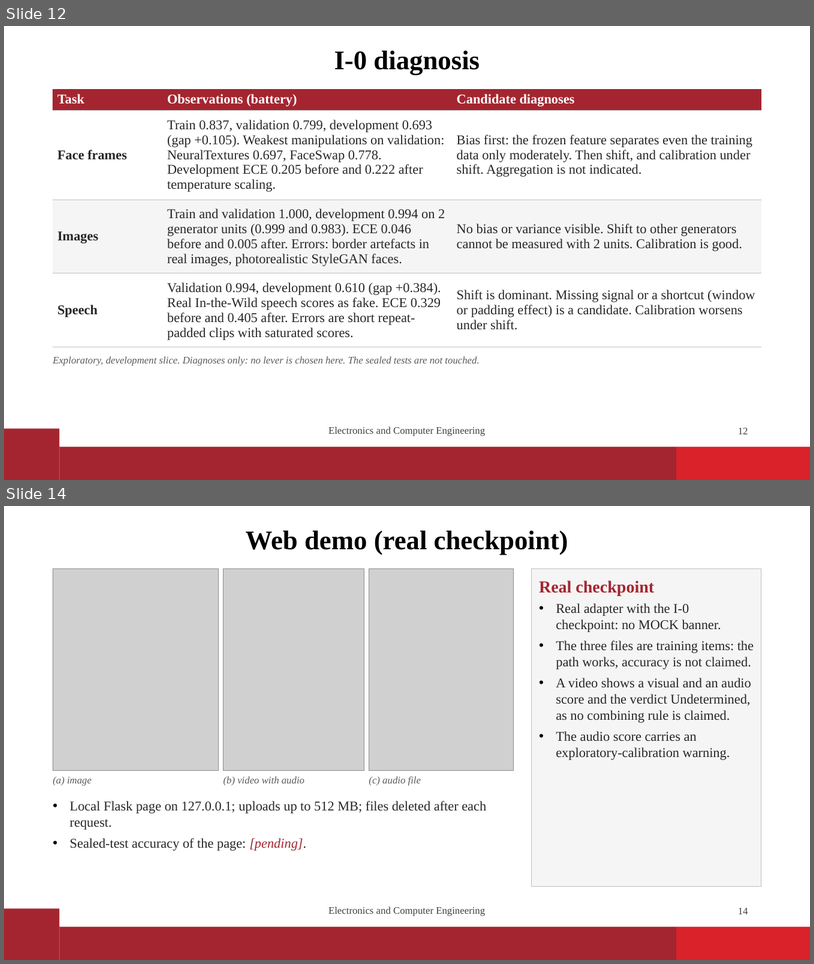
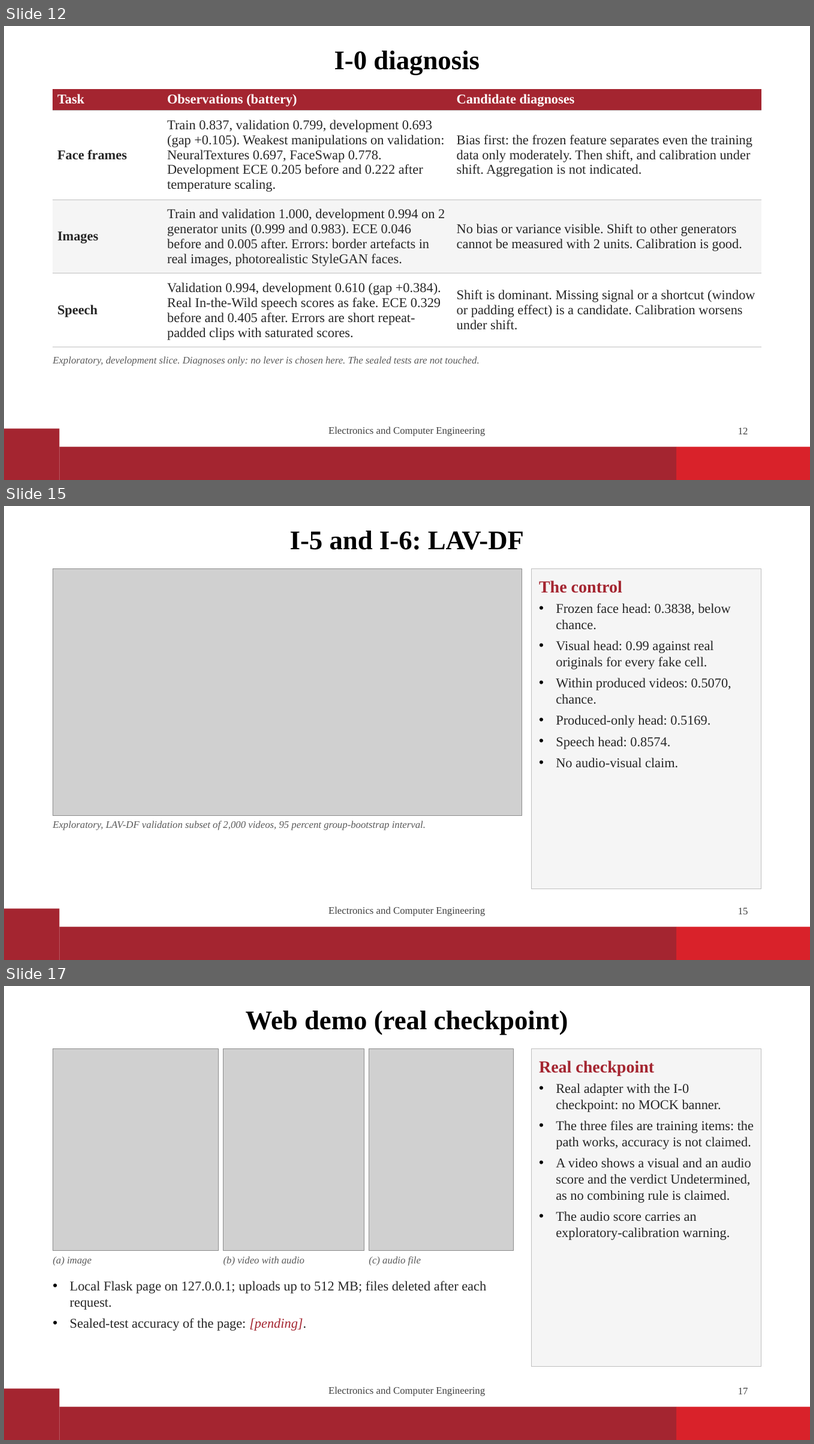
Before and after one commit to vaibhavshiroorkar/deepfake-detection, a slide deck: slides/DeepFake_Detection_Presentation.pptx. Shown one above the other, each under a label of ours: slides 12 and 14 before the commit, slides 12, 15 and 17 after it; the slides between them are not shown. The pictures are 814x964 and 814x1444 pixels, drawn with LibreOffice and Linux fonts; fonts in the diff are those of the drawing; grey boxes stand for pictures; background and template pictures are left out. Boxes give left, top, right and bottom in pixels: in the first picture for what was removed or moved away, otherwise in the second. Text is boxed around its words. In the diff, an @@ line names an element or a change of style, - is before the commit and + after.

```diff
--- a/slides/DeepFake_Detection_Presentation.pptx
+++ b/slides/DeepFake_Detection_Presentation.pptx
@@ slide 15 added at box(4, 506, 810, 960), background #FFFFFF; not listed: 3 template elements that a slide beside it also shows @@
@@ title added at box(290, 531, 524, 550), 32 pt, text #000000, bold @@
+I-5 and I-6: LAV-DF
@@ picture added at box(53, 569, 522, 815) @@
@@ rectangle added at box(532, 569, 762, 888), fill #F5F5F5, outline #BFBFBF 0.75 pt, 16 pt, text #262626 @@
+The control
+• Frozen face head: 0.3838, below chance.
+• Visual head: 0.99 against real originals for every fake cell.
+• Within produced videos: 0.5070, chance.
+• Produced-only head: 0.5169.
+• Speech head: 0.8574.
+• No audio-visual claim.
@@ text added at box(53, 820, 426, 830), 12 pt, text #595959, italic @@
+Exploratory, LAV-DF validation subset of 2,000 videos, 95 percent group-bootstrap interval.
@@ text added at box(329, 906, 485, 916), 12 pt, text #3F3F3F @@
+Electronics and Computer Engineering
@@ page number added at box(738, 907, 749, 914), 12 pt, text #3F3F3F @@
+15
@@ what was slide 14 is now slide 17 @@
@@ page number at box(738, 1387, 749, 1394): text changed @@
-14
+17
```
Also in this commit, not shown: 6 slides changed, 5 other slides added, 1 slide removed, 28 other files.
